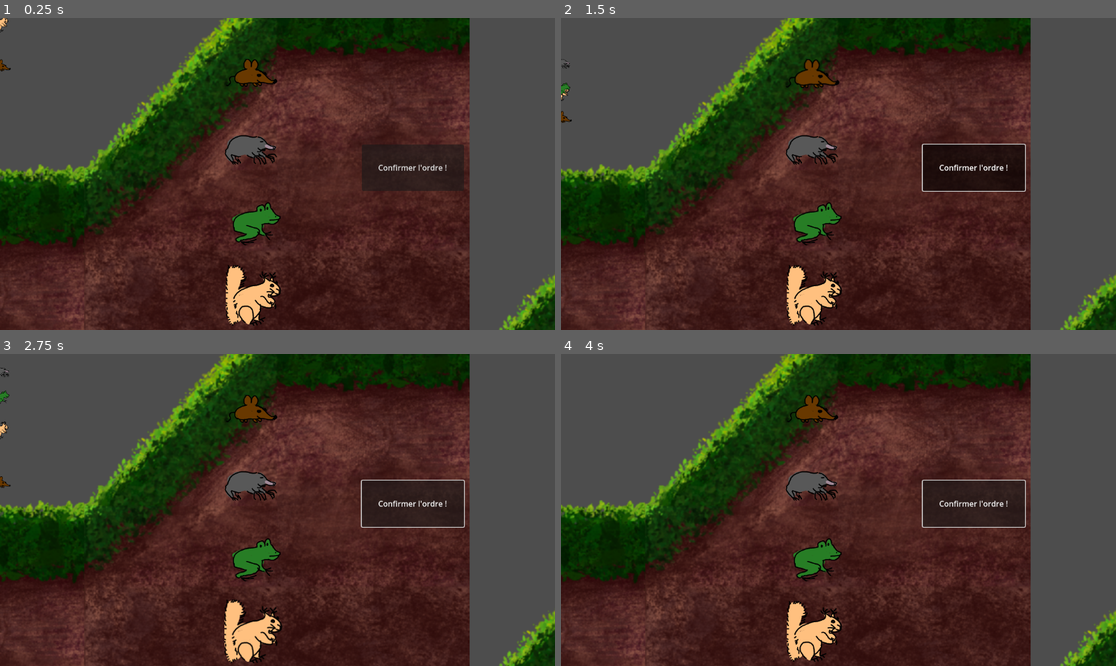
Above: before the commit, frames 1-4 (two rows, left to right).
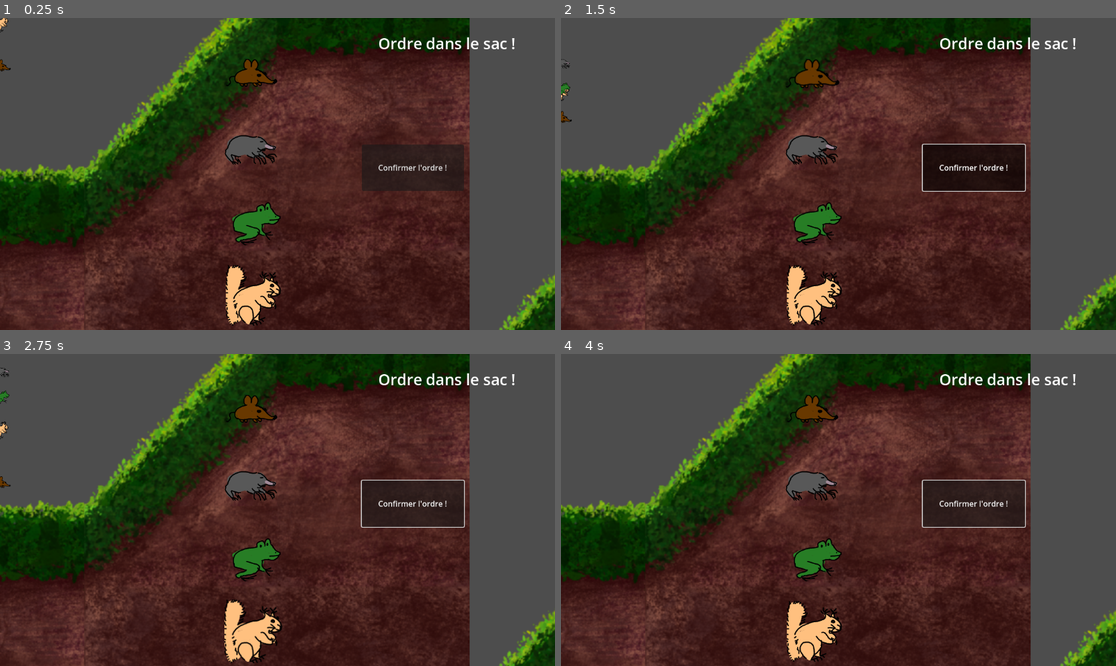
Above: after the commit, the same moments.

Repository: Sammouille/taxi_d_hermy
Game: Godot game, scene res://test_platforms.tscn
Two runs of this game, one before a commit and one after it. Both use one fixed random seed, a clock stepped at 60 frames per second and the inputs below. The project has no main scene, so this scene is started directly.
Inputs (mouse positions are in pixels of both pictures, inside the frame that each line leads up to):
- Up to frame 1 (0.25 s): no input
- Up to frame 2 (1.5 s): click "Confirmer l'ordre !" at 0.5 s; move the mouse to (810, 64) at 1.27 s; hold W (haut) from 1.28 s (still down); hold Space (saut) from 1.28 s (still down)
- Up to frame 3 (2.75 s): keep holding W (haut); move the mouse to (255, 641) at 2.02 s; release Space (saut) at 2.03 s; tap Tab (choisis) at 2.1 s; tap Space (saut) at 2.27, 2.3, 2.57 s
- Up to frame 4 (4 s): move the mouse to (810, 559) at 2.77 s; release W (haut) at 2.78 s; press the mouse at (810, 559) at 2.78 s; hold A (gauche) 2.78-3.53 s; tap Space (saut) at 3.05, 3.77, 3.8 s; tap Enter at 3.5 s; move the mouse to (810, 478) at 3.52 s; release the mouse at (810, 478) at 3.53 s; hold W (haut) from 3.53 s (still down); tap D (merde) at 3.6 s

The runs differ from the first frame. In frame 1, 0.4% of the frame differs, in the area x 68-93%, y 6-11%; in frame 2, 0.4%; in frame 3, 0.4%; in frame 4, 0.4%.
Error in both runs: Invalid access to property or key 'nb_order' on a base object of type 'Nil'. (res://proto_pile/ui/ordre_drop_animaux.gd:19)

Commit message:
Rajout des ressources

Diff:
--- a/le-taxi-d'hermy/proto_pile/ui/test_drop.tscn
+++ b/le-taxi-d'hermy/proto_pile/ui/test_drop.tscn
@@ -9,7 +9,7 @@
 
 [node name="Node2D" type="Node2D" node_paths=PackedStringArray("btn")]
 script = ExtResource("1_avs0w")
-btn = NodePath("Control/Button")
+btn = NodePath("Ctrl_Bouton/Button")
 
 [node name="Drop" parent="." instance=ExtResource("1_mr15a")]
 position = Vector2(93, 557)
@@ -41,7 +41,7 @@
 position = Vector2(519, 240)
 sprite_text = ExtResource("6_86uoa")
 
-[node name="Control" type="Control" parent="."]
+[node name="Ctrl_Bouton" type="Control" parent="."]
 layout_mode = 3
 anchors_preset = 0
 offset_left = 751.0
@@ -49,7 +49,7 @@
 offset_right = 963.0
 offset_bottom = 359.0
 
-[node name="Button" type="Button" parent="Control"]
+[node name="Button" type="Button" parent="Ctrl_Bouton"]
 layout_mode = 1
 anchors_preset = 15
 anchor_right = 1.0
@@ -58,4 +58,21 @@
 grow_vertical = 2
 text = "Confirmer l'ordre !"
 
-[connection signal="pressed" from="Control/Button" to="." method="_on_button_pressed"]
+[node name="Text" type="Control" parent="."]
+layout_mode = 3
+anchors_preset = 0
+offset_right = 40.0
+offset_bottom = 40.0
+
+[node name="RichTextLabel" type="RichTextLabel" parent="Text"]
+layout_mode = 0
+offset_left = 745.0
+offset_top = 25.0
+offset_right = 1111.0
+offset_bottom = 80.0
+theme_override_font_sizes/normal_font_size = 32
+text = "Ordre dans le sac !"
+horizontal_alignment = 1
+vertical_alignment = 1
+
+[connection signal="pressed" from="Ctrl_Bouton/Button" to="." method="_on_button_pressed"]
--- /dev/null
+++ b/le-taxi-d'hermy/proto_stances/ecureil.tres
@@ -0,0 +1,21 @@
+[gd_resource type="Resource" script_class="Ecureuil" load_steps=5 format=3 uid="uid://dh4gmw8dtv6kj"]
+
+[ext_resource type="Script" uid="uid://tfd6qgija5ss" path="res://proto_stances/ecureuil.gd" id="1_rjjj1"]
+[ext_resource type="Texture2D" uid="uid://dr0entchj6ik2" path="res://assets/ecurouille_2.png" id="2_8hxu1"]
+
+[sub_resource type="Curve" id="Curve_3twux"]
+_data = [Vector2(0, 1), 0.0, 0.0, 0, 0, Vector2(1, 0), -2.744, 0.0, 0, 0]
+point_count = 2
+
+[sub_resource type="RectangleShape2D" id="RectangleShape2D_rvtlf"]
+size = Vector2(64, 64)
+
+[resource]
+script = ExtResource("1_rjjj1")
+vitesse = 1800.0
+puissance_saut = 700.0
+puissance_mursaut = 400.0
+accroche = SubResource("Curve_3twux")
+sprite = ExtResource("2_8hxu1")
+collision_shape = SubResource("RectangleShape2D_rvtlf")
+metadata/_custom_type_script = "uid://tfd6qgija5ss"
--- /dev/null
+++ b/le-taxi-d'hermy/proto_stances/grenouille.tres
@@ -0,0 +1,20 @@
+[gd_resource type="Resource" script_class="Grenouille" load_steps=5 format=3 uid="uid://buxfe7l5tkpxl"]
+
+[ext_resource type="Script" uid="uid://bf85opghvt3rq" path="res://proto_stances/grenouille.gd" id="1_oit7x"]
+[ext_resource type="Texture2D" uid="uid://dys6qyu12yxyf" path="res://assets/grenouille_2.png" id="2_i45d2"]
+
+[sub_resource type="RectangleShape2D" id="RectangleShape2D_20wi2"]
+size = Vector2(64, 64)
+
+[sub_resource type="Curve" id="Curve_6bx4a"]
+_data = [Vector2(0, 0.177), 0.0, 0.0, 0, 0, Vector2(1, 1), 0.0, 0.0, 0, 0]
+point_count = 2
+
+[resource]
+script = ExtResource("1_oit7x")
+courbe_charge_saut = SubResource("Curve_6bx4a")
+puissance_max_saut = 2200
+frottements_sol = 30.0
+sprite = ExtResource("2_i45d2")
+collision_shape = SubResource("RectangleShape2D_20wi2")
+metadata/_custom_type_script = "uid://bf85opghvt3rq"
--- /dev/null
+++ b/le-taxi-d'hermy/proto_stances/oiseau.tres
@@ -0,0 +1,21 @@
+[gd_resource type="Resource" script_class="Oiseau" load_steps=5 format=3 uid="uid://dwmt5c5i1emyw"]
+
+[ext_resource type="Script" uid="uid://bujka0yxyg8y5" path="res://proto_stances/oiseau.gd" id="1_nhhin"]
+[ext_resource type="Texture2D" uid="uid://7can8oimk4r0" path="res://assets/piaf_2.png" id="2_61ky5"]
+
+[sub_resource type="RectangleShape2D" id="RectangleShape2D_2ktax"]
+size = Vector2(64, 64)
+
+[sub_resource type="Curve" id="Curve_16f5b"]
+_data = [Vector2(0, 1), 0.0, 0.0, 0, 0, Vector2(0.75, 0.831), -0.046, -0.046, 0, 0, Vector2(1, 0.416), -2.926, -0.046, 0, 0]
+point_count = 3
+
+[resource]
+script = ExtResource("1_nhhin")
+vitesse_planage = 300.0
+puissance_saut = 150.0
+puissance_battements = 200.0
+planage = SubResource("Curve_16f5b")
+sprite = ExtResource("2_61ky5")
+collision_shape = SubResource("RectangleShape2D_2ktax")
+metadata/_custom_type_script = "uid://bujka0yxyg8y5"
--- a/le-taxi-d'hermy/proto_stances/proto_stances.tscn
+++ b/le-taxi-d'hermy/proto_stances/proto_stances.tscn
@@ -1,111 +1,12 @@
-[gd_scene load_steps=36 format=3 uid="uid://rsmfj28pa4h"]
+[gd_scene load_steps=14 format=3 uid="uid://rsmfj28pa4h"]
 
 [ext_resource type="Script" uid="uid://dqfab0lwdhmtm" path="res://proto_stances/monde.gd" id="1_b32um"]
 [ext_resource type="Script" uid="uid://bt76rs62yua4w" path="res://proto_stances/playedAnimal.gd" id="1_rthog"]
 [ext_resource type="Script" uid="uid://bjvgbg88dac4o" path="res://proto_stances/Animal.gd" id="3_72wh0"]
-[ext_resource type="Script" uid="uid://tfd6qgija5ss" path="res://proto_stances/ecureuil.gd" id="4_30mes"]
-[ext_resource type="Script" uid="uid://bf85opghvt3rq" path="res://proto_stances/grenouille.gd" id="4_jcbmk"]
-[ext_resource type="Script" uid="uid://bujka0yxyg8y5" path="res://proto_stances/oiseau.gd" id="4_sjbhr"]
-[ext_resource type="Script" uid="uid://vmj4ncllr11s" path="res://proto_stances/souris.gd" id="6_u0c1d"]
-
-[sub_resource type="RectangleShape2D" id="RectangleShape2D_b2p08"]
-size = Vector2(32, 20)
-
-[sub_resource type="FastNoiseLite" id="FastNoiseLite_bn6vt"]
-
-[sub_resource type="NoiseTexture2D" id="NoiseTexture2D_o55jo"]
-width = 32
-height = 20
-noise = SubResource("FastNoiseLite_bn6vt")
-
-[sub_resource type="Resource" id="Resource_hiynl"]
-script = ExtResource("6_u0c1d")
-vitesse = 5000.0
-sprite = SubResource("NoiseTexture2D_o55jo")
-collision_shape = SubResource("RectangleShape2D_b2p08")
-metadata/_custom_type_script = "uid://vmj4ncllr11s"
-
-[sub_resource type="RectangleShape2D" id="RectangleShape2D_hiynl"]
-
-[sub_resource type="Curve" id="Curve_jcbmk"]
-_data = [Vector2(0, 0.17694795), 0.0, 0.0, 0, 0, Vector2(1, 1), 0.0, 0.0, 0, 0]
-point_count = 2
-
-[sub_resource type="Gradient" id="Gradient_2tddm"]
-colors = PackedColorArray(0.21940747, 0.09480902, 0.002394926, 1, 0.11112707, 0.5033645, 0, 1)
-
-[sub_resource type="FastNoiseLite" id="FastNoiseLite_h8sty"]
-
-[sub_resource type="NoiseTexture2D" id="NoiseTexture2D_odcve"]
-width = 20
-height = 20
-noise = SubResource("FastNoiseLite_h8sty")
-color_ramp = SubResource("Gradient_2tddm")
-
-[sub_resource type="Resource" id="Resource_jcbmk"]
-script = ExtResource("4_jcbmk")
-courbe_charge_saut = SubResource("Curve_jcbmk")
-puissance_max_saut = 2200
-frottements_sol = 30.0
-sprite = SubResource("NoiseTexture2D_odcve")
-collision_shape = SubResource("RectangleShape2D_hiynl")
-metadata/_custom_type_script = "uid://bf85opghvt3rq"
-
-[sub_resource type="Curve" id="Curve_u0c1d"]
-_data = [Vector2(0, 1), 0.0, 0.0, 0, 0, Vector2(1, 0), -2.744117, 0.0, 0, 0]
-point_count = 2
-
-[sub_resource type="RectangleShape2D" id="RectangleShape2D_xq22a"]
-size = Vector2(16, 28)
-
-[sub_resource type="Gradient" id="Gradient_24t74"]
-colors = PackedColorArray(0.21940747, 0.09480902, 0.002394926, 1, 0.6319865, 0.3201352, 0, 1)
-
-[sub_resource type="FastNoiseLite" id="FastNoiseLite_61ed2"]
-
-[sub_resource type="NoiseTexture2D" id="NoiseTexture2D_qbssu"]
-width = 16
-height = 28
-noise = SubResource("FastNoiseLite_61ed2")
-color_ramp = SubResource("Gradient_24t74")
-
-[sub_resource type="Resource" id="Resource_sjbhr"]
-script = ExtResource("4_30mes")
-vitesse = 1800.0
-puissance_saut = 700.0
-puissance_mursaut = 400.0
-accroche = SubResource("Curve_u0c1d")
-sprite = SubResource("NoiseTexture2D_qbssu")
-collision_shape = SubResource("RectangleShape2D_xq22a")
-metadata/_custom_type_script = "uid://tfd6qgija5ss"
-
-[sub_resource type="RectangleShape2D" id="RectangleShape2D_h7di0"]
-size = Vector2(36, 16)
-
-[sub_resource type="Curve" id="Curve_sjbhr"]
-_data = [Vector2(0, 1), 0.0, 0.0, 0, 0, Vector2(0.75000006, 0.8314607), -0.045989025, -0.045989025, 0, 0, Vector2(1, 0.41573036), -2.9262402, 0.0, 0, 0]
-point_count = 3
-
-[sub_resource type="Gradient" id="Gradient_wo77c"]
-colors = PackedColorArray(0.31381956, 0.14633393, 0.004830065, 1, 0.66245234, 0.66245234, 0.6624523, 1)
-
-[sub_resource type="FastNoiseLite" id="FastNoiseLite_hdhdb"]
-
-[sub_resource type="NoiseTexture2D" id="NoiseTexture2D_xt1fm"]
-width = 36
-height = 16
-noise = SubResource("FastNoiseLite_hdhdb")
-color_ramp = SubResource("Gradient_wo77c")
-
-[sub_resource type="Resource" id="Resource_2tddm"]
-script = ExtResource("4_sjbhr")
-vitesse_planage = 300.0
-puissance_saut = 150.0
-puissance_battements = 200.0
-planage = SubResource("Curve_sjbhr")
-sprite = SubResource("NoiseTexture2D_xt1fm")
-collision_shape = SubResource("RectangleShape2D_h7di0")
-metadata/_custom_type_script = "uid://bujka0yxyg8y5"
+[ext_resource type="Resource" uid="uid://byokky2obp467" path="res://proto_stances/souris.tres" id="4_sjbhr"]
+[ext_resource type="Resource" uid="uid://buxfe7l5tkpxl" path="res://proto_stances/grenouille.tres" id="5_sjbhr"]
+[ext_resource type="Resource" uid="uid://dh4gmw8dtv6kj" path="res://proto_stances/ecureil.tres" id="6_hiynl"]
+[ext_resource type="Resource" uid="uid://dwmt5c5i1emyw" path="res://proto_stances/oiseau.tres" id="7_hiynl"]
 
 [sub_resource type="RectangleShape2D" id="RectangleShape2D_b32um"]
 size = Vector2(1153, 270)
@@ -139,7 +40,7 @@
 [node name="AnimalJoue" type="CharacterBody2D" parent="."]
 position = Vector2(771, 356)
 script = ExtResource("1_rthog")
-animaux = Array[ExtResource("3_72wh0")]([SubResource("Resource_hiynl"), SubResource("Resource_jcbmk"), SubResource("Resource_sjbhr"), SubResource("Resource_2tddm")])
+animaux = Array[ExtResource("3_72wh0")]([ExtResource("4_sjbhr"), ExtResource("5_sjbhr"), ExtResource("6_hiynl"), ExtResource("7_hiynl")])
 
 [node name="Sprite2D" type="Sprite2D" parent="AnimalJoue"]
 
--- /dev/null
+++ b/le-taxi-d'hermy/proto_stances/souris.tres
@@ -0,0 +1,14 @@
+[gd_resource type="Resource" script_class="Souris" load_steps=4 format=3 uid="uid://byokky2obp467"]
+
+[ext_resource type="Script" uid="uid://vmj4ncllr11s" path="res://proto_stances/souris.gd" id="1_nx5qa"]
+[ext_resource type="Texture2D" uid="uid://dqlafeqikpj76" path="res://assets/hermy_64_64.png" id="2_ai77t"]
+
+[sub_resource type="RectangleShape2D" id="RectangleShape2D_m3r3n"]
+size = Vector2(64, 64)
+
+[resource]
+script = ExtResource("1_nx5qa")
+vitesse = 5000.0
+sprite = ExtResource("2_ai77t")
+collision_shape = SubResource("RectangleShape2D_m3r3n")
+metadata/_custom_type_script = "uid://vmj4ncllr11s"
Binary file added: le-taxi-d'hermy/assets/ecurouille_2.png
Not shown, added: le-taxi-d'hermy/assets/ecurouille_2.png.import
Binary file added: le-taxi-d'hermy/assets/grenouille_2.png
Not shown, added: le-taxi-d'hermy/assets/grenouille_2.png.import
Binary file added: le-taxi-d'hermy/assets/piaf_2.png
Not shown, added: le-taxi-d'hermy/assets/piaf_2.png.import
